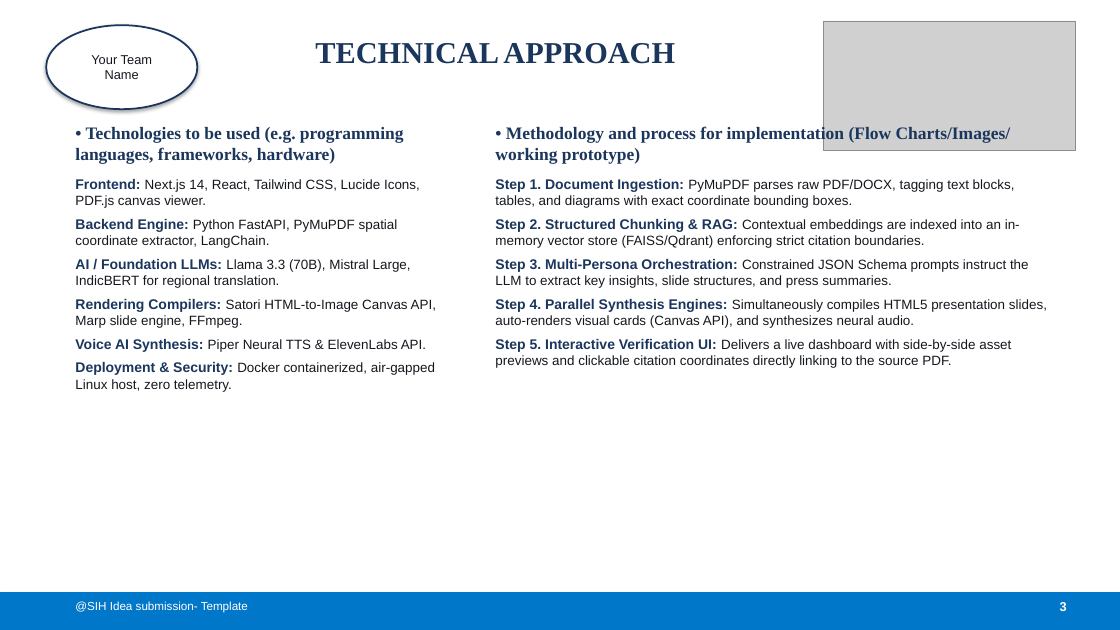
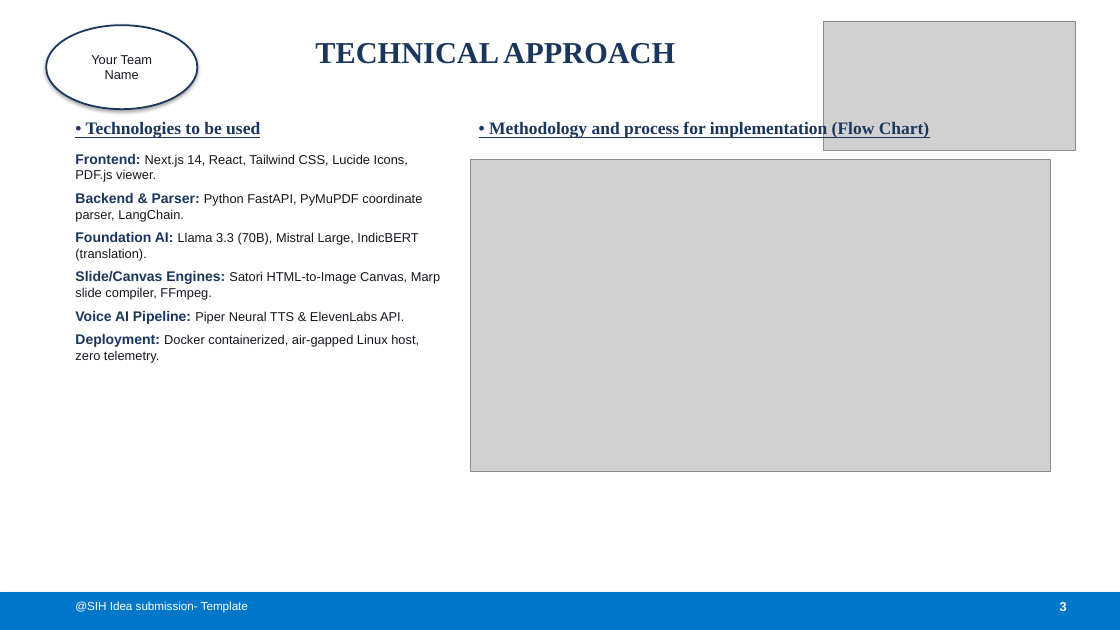
Before and after one commit to hrlpavan/sih-2026-media-problem-statements, a slide deck: slide 3 of SIH2026_Idea_Presentation_PS26154.pptx. Drawn at 1120x630 pixels with LibreOffice and Linux fonts; fonts in the diff are those of the drawing; grey boxes stand for pictures. Boxes give left, top, right and bottom in pixels: in the first picture for what was removed or moved away, otherwise in the second. Text is boxed around its words. In the diff, an @@ line names an element or a change of style, - is before the commit and + after.

Commit message:
Embed professional high-resolution architecture flowchart on Slide 3 with clean Times New Roman typography

```diff
--- a/SIH2026_Idea_Presentation_PS26154.pptx
+++ b/SIH2026_Idea_Presentation_PS26154.pptx
@@ text at [75,122,440,363]: text changed; size 11.5 to 11 pt @@
-• Technologies to be used (e.g. programming languages, frameworks, hardware)
-Frontend: Next.js 14, React, Tailwind CSS, Lucide Icons, PDF.js canvas viewer.
-Backend Engine: Python FastAPI, PyMuPDF spatial coordinate extractor, LangChain.
-AI / Foundation LLMs: Llama 3.3 (70B), Mistral Large, IndicBERT for regional translation.
-Rendering Compilers: Satori HTML-to-Image Canvas API, Marp slide engine, FFmpeg.
-Voice AI Synthesis: Piper Neural TTS & ElevenLabs API.
-Deployment & Security: Docker containerized, air-gapped Linux host, zero telemetry.
+• Technologies to be used
+Frontend: Next.js 14, React, Tailwind CSS, Lucide Icons, PDF.js viewer.
+Backend & Parser: Python FastAPI, PyMuPDF coordinate parser, LangChain.
+Foundation AI: Llama 3.3 (70B), Mistral Large, IndicBERT (translation).
+Slide/Canvas Engines: Satori HTML-to-Image Canvas, Marp slide compiler, FFmpeg.
+Voice AI Pipeline: Piper Neural TTS & ElevenLabs API.
+Deployment: Docker containerized, air-gapped Linux host, zero telemetry.
@@ text at [489,120,930,138]: text changed; size 11.5 to 15 pt; font Arial to Times New Roman; text colour #14181E to #1B365D; bold on @@
-• Methodology and process for implementation (Flow Charts/Images/ working prototype)
-Step 1. Document Ingestion: PyMuPDF parses raw PDF/DOCX, tagging text blocks, tables, and diagrams with exact coordinate bounding boxes.
-Step 2. Structured Chunking & RAG: Contextual embeddings are indexed into an in-memory vector store (FAISS/Qdrant) enforcing strict citation boundaries.
-Step 3. Multi-Persona Orchestration: Constrained JSON Schema prompts instruct the LLM to extract key insights, slide structures, and press summaries.
-Step 4. Parallel Synthesis Engines: Simultaneously compiles HTML5 presentation slides, auto-renders visual cards (Canvas API), and synthesizes neural audio.
-Step 5. Interactive Verification UI: Delivers a live dashboard with side-by-side asset previews and clickable citation coordinates directly linking to the source PDF.
+• Methodology and process for implementation (Flow Chart)
@@ picture added at [471,160,1050,471] @@
```
Also in this commit, not shown: 3 other files.
